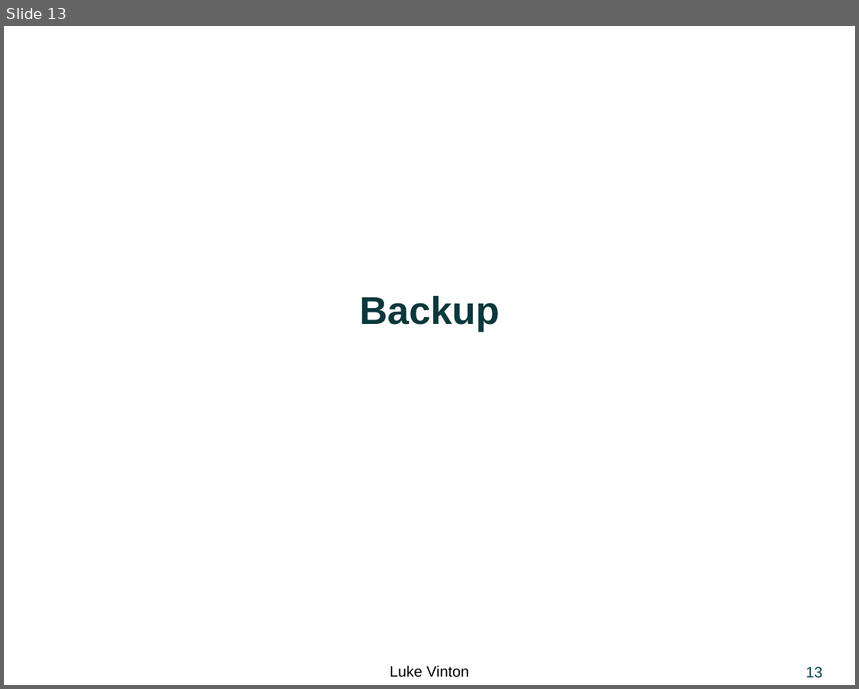
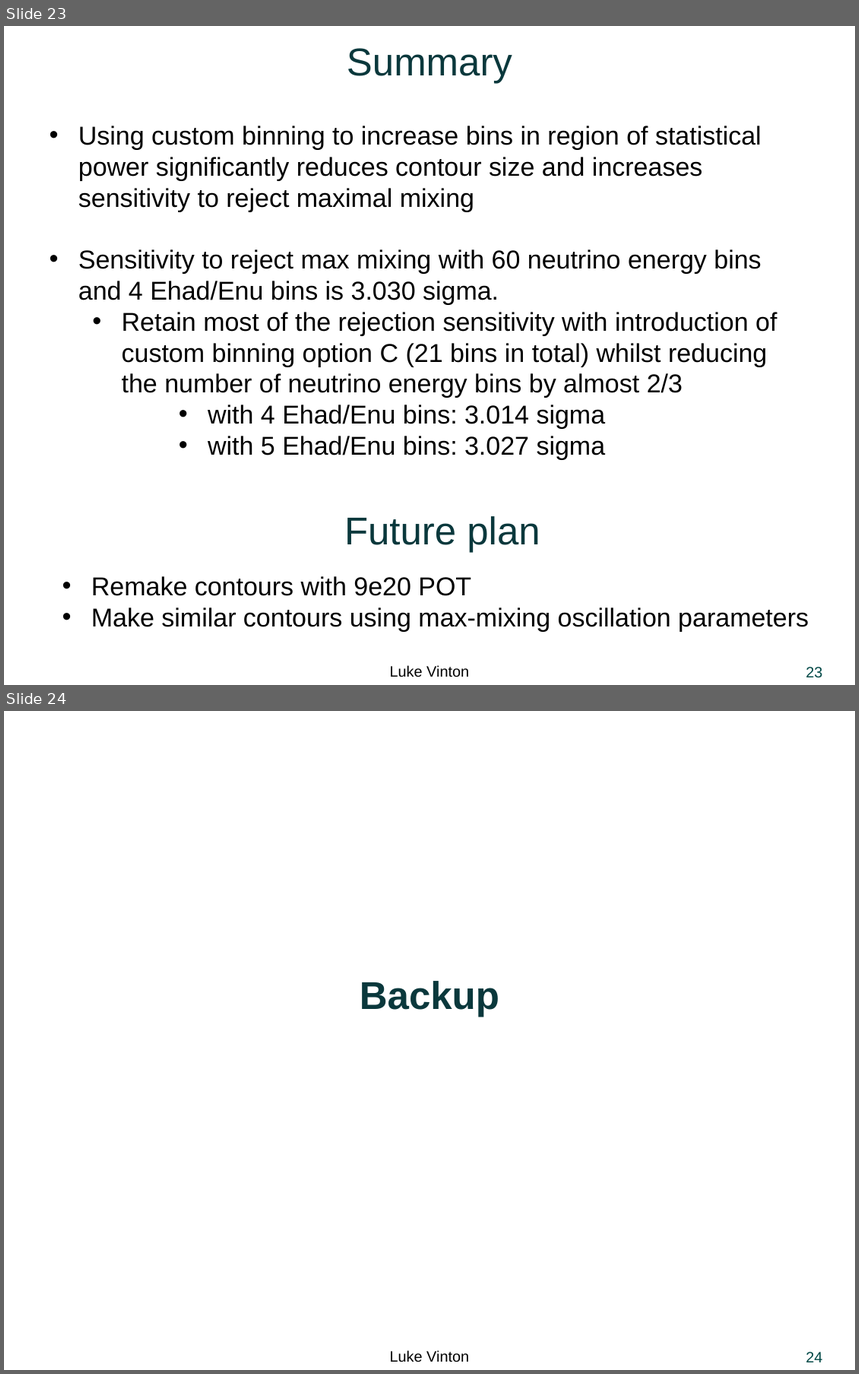
Before and after one commit to LukeJVinton/Thesis-, a slide deck: Presentations/NumuCollabMeeting_resBinning_energyBinShare_CustomBinning.pptx. Shown one above the other, each under a label of ours: slide 13 before the commit, slides 23 and 24 after it. The pictures are 859x689 and 859x1374 pixels, drawn with LibreOffice and Linux fonts; fonts in the diff are those of the drawing; background and template pictures are left out. Boxes give left, top, right and bottom in pixels: in the first picture for what was removed or moved away, otherwise in the second. Text is boxed around its words. In the diff, an @@ line names an element or a change of style, - is before the commit and + after.

```diff
--- a/Presentations/NumuCollabMeeting_resBinning_energyBinShare_CustomBinning.pptx
+++ b/Presentations/NumuCollabMeeting_resBinning_energyBinShare_CustomBinning.pptx
@@ slide 23 added at box(4, 26, 855, 685), background #FFFFFF; not listed: 2 template elements that a slide beside it also shows @@
@@ title added at box(347, 48, 512, 83), 36 pt, text #0A383C @@
+Summary
@@ text added at box(78, 126, 777, 460), 24 pt, text #000000 @@
+• Using custom binning to increase bins in region of statistical power significantly reduces contour size and increases sensitivity to reject maximal mixing
+• Sensitivity to reject max mixing with 60 neutrino energy bins and 4 Ehad/Enu bins is 3.030 sigma.
+  • Retain most of the rejection sensitivity with introduction of custom binning option C (21 bins in total) whilst reducing the number of neutrino energy bins by almost 2/3
+      • with 4 Ehad/Enu bins: 3.014 sigma
+      • with 5 Ehad/Enu bins: 3.027 sigma
@@ text added at box(344, 516, 540, 552), 36 pt, text #0A383C @@
+Future plan
@@ text added at box(91, 576, 809, 632), 24 pt, text #000000 @@
+• Remake contours with 9e20 POT
+• Make similar contours using max-mixing oscillation parameters
@@ what was slide 13 is now slide 24 @@
@@ page number at box(806, 1352, 823, 1362): text changed @@
-13
+24
```
Also in this commit, not shown: 5 slides changed, 16 other slides added, 2 slides removed.
